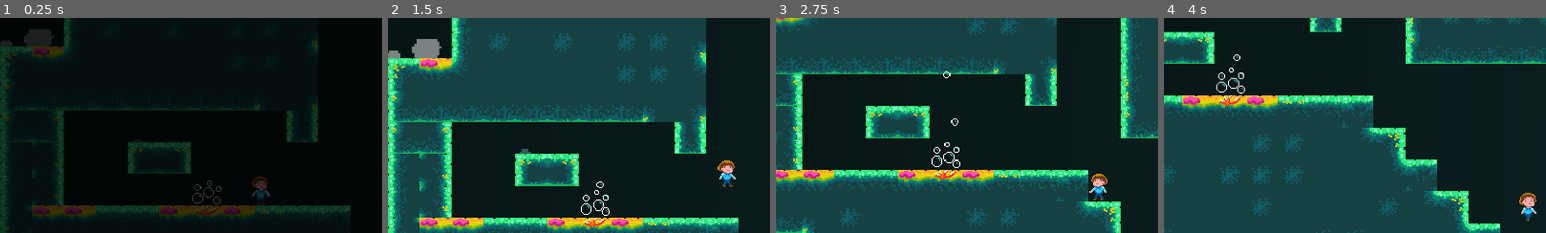
Above: before the commit, frames 1-4 (left to right).
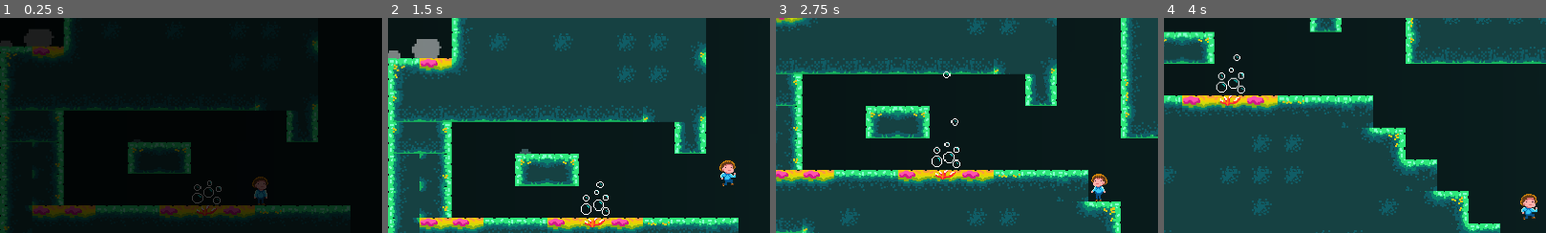
Above: after the commit, the same moments.

Repository: Gaulent/MJW19-BubbleScape
Game: Godot game, scene res://scenes/main_game.tscn
The game is run twice, just before and just after one commit, with the same random seed, the same clock (stepped at 60 frames per second) and the same inputs.
Inputs:
- Up to frame 1 (0.25 s): no input
- Up to frame 2 (1.5 s): hold D (move_right) from 0.53 s (still down); tap Space (jump) at 0.6, 0.77, 1.07, 1.35 s
- Up to frame 3 (2.75 s): tap Space (jump) at 1.52, 1.82, 2.1 s; release D (move_right) at 2.03 s; hold A (move_left) from 2.03 s (still down)
- Up to frame 4 (4 s): release A (move_left) at 2.78 s; hold D (move_right) from 2.78 s (still down); tap Space (jump) at 2.85, 3.02, 3.32, 3.6, 3.77 s
The pictures show only the part of the screen within x 16-66%, y 12-62%; the shares and areas given below are measured in that part.

The runs differ from the first frame. In frame 1, less than 0.1% of the frame differs, in the area x 66-71%, y 80-84%; in frame 2, 0.2%; in frame 3, 0.1%; in frame 4, 0.2%, in the area x 93-98%, y 81-95%.

Commit message:
Animando el personaje

Diff:
--- a/scenes/main_game.tscn
+++ b/scenes/main_game.tscn
@@ -10,6 +10,8 @@
 [ext_resource type="PackedScene" uid="uid://60p4bprhkomn" path="res://scenes/bubble_spawn_point.tscn" id="7_ru8vf"]
 [ext_resource type="AudioStream" uid="uid://cbtksf8prlwar" path="res://assets/player/517759__danlucaz__game-fx-2.mp3" id="7_vkwmo"]
 [ext_resource type="Texture2D" uid="uid://b6tfvo1t4ptmg" path="res://assets/player/naufrago_v2_caminando.png" id="8_chy3c"]
+[ext_resource type="Texture2D" uid="uid://dibs0v8jb8htr" path="res://assets/player/Personaje_quieto.png" id="8_v2jxc"]
+[ext_resource type="Texture2D" uid="uid://c7bcwp3byvdp5" path="res://assets/player/naufrago_v2_saltando_1.png" id="9_0hgri"]
 [ext_resource type="Script" path="res://scripts/shredder.gd" id="11_7buy8"]
 
 [sub_resource type="ShaderMaterial" id="ShaderMaterial_w53rh"]
@@ -296,9 +298,17 @@
 
 [sub_resource type="CapsuleShape2D" id="CapsuleShape2D_dm5o4"]
 
-[sub_resource type="AtlasTexture" id="AtlasTexture_de5fq"]
-atlas = ExtResource("8_chy3c")
+[sub_resource type="AtlasTexture" id="AtlasTexture_n2726"]
+atlas = ExtResource("8_v2jxc")
 region = Rect2(0, 0, 32, 32)
+
+[sub_resource type="AtlasTexture" id="AtlasTexture_8o8qo"]
+atlas = ExtResource("8_v2jxc")
+region = Rect2(32, 0, 32, 32)
+
+[sub_resource type="AtlasTexture" id="AtlasTexture_foi4l"]
+atlas = ExtResource("8_v2jxc")
+region = Rect2(0, 32, 32, 32)
 
 [sub_resource type="AtlasTexture" id="AtlasTexture_wrh5g"]
 atlas = ExtResource("8_chy3c")
@@ -328,10 +338,24 @@
 animations = [{
 "frames": [{
 "duration": 1.0,
-"texture": SubResource("AtlasTexture_de5fq")
+"texture": SubResource("AtlasTexture_n2726")
+}, {
+"duration": 1.0,
+"texture": SubResource("AtlasTexture_8o8qo")
+}, {
+"duration": 1.0,
+"texture": SubResource("AtlasTexture_foi4l")
 }],
 "loop": true,
 "name": &"idle",
+"speed": 5.0
+}, {
+"frames": [{
+"duration": 1.0,
+"texture": ExtResource("9_0hgri")
+}],
+"loop": true,
+"name": &"jump",
 "speed": 5.0
 }, {
 "frames": [{
@@ -416,9 +440,8 @@
 texture_filter = 1
 position = Vector2(4.76837e-07, 1)
 sprite_frames = SubResource("SpriteFrames_ro7d3")
-animation = &"idle"
+animation = &"jump"
 autoplay = "idle"
-frame_progress = 0.466222
 
 [node name="LungTimer" type="Timer" parent="Player"]
 wait_time = 25.0
--- a/scripts/player.gd
+++ b/scripts/player.gd
@@ -39,7 +39,9 @@
 	if velocity.x > 0:
 		sprite.flip_h = false
 
-	if abs(velocity.x) > 0:
+	if not is_on_floor():
+		sprite.animation = "jump"
+	elif abs(velocity.x) > 0:
 		sprite.animation = "walk"
 	else:
 		sprite.animation = "idle"
Binary file added: assets/player/Personaje_quieto.png
Not shown, added: assets/player/Personaje_quieto.png.import
Binary file added: assets/player/naufrago_v2_saltando_1.png
Not shown, added: assets/player/naufrago_v2_saltando_1.png.import
Not shown: 1 places in scenes/main_game.tscn that only renumber resources
